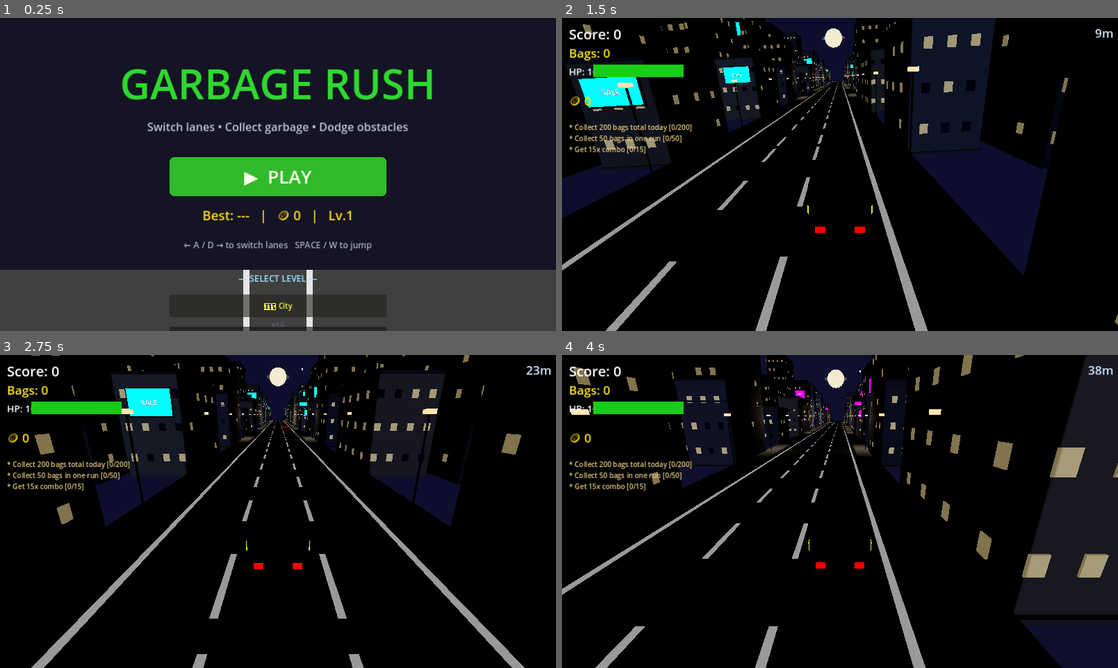
Above: before the commit, frames 1-4 (two rows, left to right).
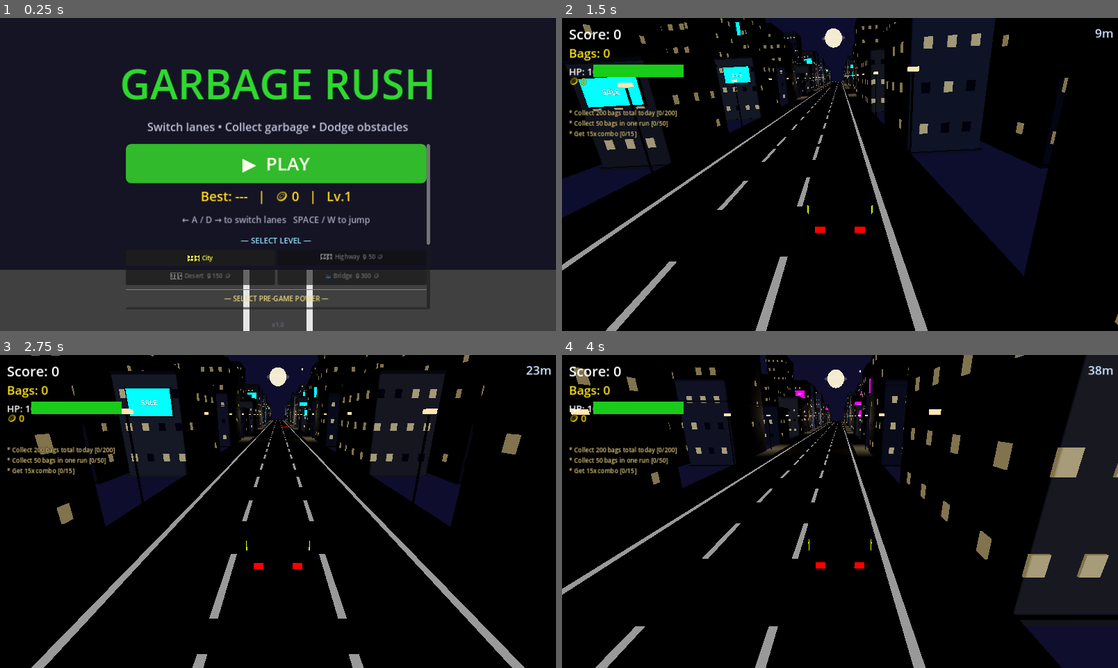
Above: after the commit, the same moments.

Repository: bhavyat81/runner
Game: Godot game, scene res://scenes/main_menu.tscn
Two runs of this game, one before a commit and one after it. Both use one fixed random seed, a clock stepped at 60 frames per second and the inputs below.
Inputs (mouse positions are in pixels of both pictures, inside the frame that each line leads up to):
- Up to frame 1 (0.25 s): no input
- Up to frame 2 (1.5 s): click "▶ PLAY" at 0.5 s; move the mouse to (962, 158) at 1.27 s; hold D (move_right) from 1.28 s (still down); click (962, 158) at 1.42 s
- Up to frame 3 (2.75 s): tap Space (jump) at 1.52, 2.27 s; move the mouse to (166, 527) at 2.02 s; release D (move_right) at 2.03 s; hold A (move_left) from 2.03 s (still down)
- Up to frame 4 (4 s): move the mouse to (895, 442) at 2.77 s; release A (move_left) at 2.78 s; hold D (move_right) from 2.78 s (still down); move the mouse to (812, 574) at 3.52 s; click (812, 574) at 3.67 s; tap Space (jump) at 3.77 s

The runs differ from the first frame. In frame 1, 11% of the frame differs, in the area x 22-78%, y 40-100%; in frame 2, 1.3%; in frame 3, 1.3%; in frame 4, 1.3%.

Commit message:
Fix 4 issues: Main Menu UI overlap, In-Game HUD text overlap, Highway missing grass, Desert graphics improvement
Co-authored-by: bhavyat81 <233542359+bhavyat81@users.noreply.github.com>

Diff:
--- a/scripts/game.gd
+++ b/scripts/game.gd
@@ -408,9 +408,11 @@
 	pu_layer.layer = 7
 	add_child(pu_layer)
 	_powerup_hud_label = Label.new()
-	_powerup_hud_label.position = Vector2(16, 200)
-	_powerup_hud_label.add_theme_font_size_override("font_size", 26)
+	_powerup_hud_label.position = Vector2(16, 158)
+	_powerup_hud_label.add_theme_font_size_override("font_size", 20)
 	_powerup_hud_label.add_theme_color_override("font_color", Color(0.3, 1.0, 1.0))
+	_powerup_hud_label.add_theme_constant_override("outline_size", 3)
+	_powerup_hud_label.add_theme_color_override("font_outline_color", Color(0, 0, 0, 0.8))
 	_powerup_hud_label.mouse_filter = Control.MOUSE_FILTER_IGNORE
 	pu_layer.add_child(_powerup_hud_label)
 
@@ -434,9 +436,11 @@
 	pp_layer.layer = 7
 	add_child(pp_layer)
 	_pre_power_hud_label = Label.new()
-	_pre_power_hud_label.position = Vector2(16, 228)
-	_pre_power_hud_label.add_theme_font_size_override("font_size", 22)
+	_pre_power_hud_label.position = Vector2(16, 182)
+	_pre_power_hud_label.add_theme_font_size_override("font_size", 18)
 	_pre_power_hud_label.add_theme_color_override("font_color", Color(1.0, 0.85, 0.0))
+	_pre_power_hud_label.add_theme_constant_override("outline_size", 3)
+	_pre_power_hud_label.add_theme_color_override("font_outline_color", Color(0, 0, 0, 0.8))
 	_pre_power_hud_label.mouse_filter = Control.MOUSE_FILTER_IGNORE
 	pp_layer.add_child(_pre_power_hud_label)
 
@@ -459,9 +463,11 @@
 	ch_layer.layer = 6
 	add_child(ch_layer)
 	_challenge_hud_label = Label.new()
-	_challenge_hud_label.position = Vector2(16, 240)
-	_challenge_hud_label.add_theme_font_size_override("font_size", 16)
+	_challenge_hud_label.position = Vector2(16, 208)
+	_challenge_hud_label.add_theme_font_size_override("font_size", 14)
 	_challenge_hud_label.add_theme_color_override("font_color", Color(0.9, 0.8, 0.5))
+	_challenge_hud_label.add_theme_constant_override("outline_size", 3)
+	_challenge_hud_label.add_theme_color_override("font_outline_color", Color(0, 0, 0, 0.8))
 	_challenge_hud_label.mouse_filter = Control.MOUSE_FILTER_IGNORE
 	ch_layer.add_child(_challenge_hud_label)
 	_update_challenge_hud_labels()
@@ -471,9 +477,11 @@
 	coin_layer.layer = 8
 	add_child(coin_layer)
 	_coin_hud_label = Label.new()
-	_coin_hud_label.position = Vector2(16, 170)
-	_coin_hud_label.add_theme_font_size_override("font_size", 28)
+	_coin_hud_label.position = Vector2(16, 130)
+	_coin_hud_label.add_theme_font_size_override("font_size", 22)
 	_coin_hud_label.add_theme_color_override("font_color", Color(1.0, 0.88, 0.0))
+	_coin_hud_label.add_theme_constant_override("outline_size", 3)
+	_coin_hud_label.add_theme_color_override("font_outline_color", Color(0, 0, 0, 0.8))
 	_coin_hud_label.mouse_filter = Control.MOUSE_FILTER_IGNORE
 	_coin_hud_label.text = "🪙 0"
 	coin_layer.add_child(_coin_hud_label)
@@ -766,7 +774,7 @@
 				Color(0.75, 0.65, 0.4), Color(0.6, 0.75, 0.9))
 			if _bridge_left: _bridge_left.visible = false
 			if _bridge_right: _bridge_right.visible = false
-			if _sun_mesh: _sun_mesh.visible = false
+			if _sun_mesh: _sun_mesh.visible = true
 			_set_moon_stars_visible(false)
 			_setup_desert_scenery()
 		GameManager.GameEnvironment.BRIDGE:
@@ -971,25 +979,37 @@
 	var grass_mat := StandardMaterial3D.new()
 	grass_mat.albedo_color = Color(0.25, 0.65, 0.15, 1.0)
 	grass_mat.roughness = 0.9
-	var tree_spacing: float = 20.0
-	var num_trees: int = 12
+	grass_mat.emission_enabled = true
+	grass_mat.emission = Color(0.15, 0.4, 0.08)
+	grass_mat.emission_energy_multiplier = 0.3
+	var tree_spacing: float = 16.0
+	var num_trees: int = 16
 	for i in range(num_trees):
 		var z_pos: float = -float(i) * tree_spacing
 		for side in [-1, 1]:
-			var x_pos: float = side * 12.0
-			# Grass plane strip
+			var x_pos: float = side * 15.0
+			# Wide outer grass plane strip
 			var grass_mi := MeshInstance3D.new()
 			var grass_mesh := BoxMesh.new()
-			grass_mesh.size = Vector3(8.0, 0.15, tree_spacing)
+			grass_mesh.size = Vector3(20.0, 0.2, tree_spacing)
 			grass_mi.mesh = grass_mesh
 			grass_mi.material_override = grass_mat
 			grass_mi.position = Vector3(x_pos, 0.05, z_pos)
 			scenery_container.add_child(grass_mi)
 			_scenery_left.append(grass_mi) if side < 0 else _scenery_right.append(grass_mi)
+			# Inner grass strip filling the gap between road edge and outer scenery
+			var inner_mi := MeshInstance3D.new()
+			var inner_mesh := BoxMesh.new()
+			inner_mesh.size = Vector3(6.0, 0.2, tree_spacing)
+			inner_mi.mesh = inner_mesh
+			inner_mi.material_override = grass_mat
+			inner_mi.position = Vector3(side * 8.0, 0.05, z_pos)
+			scenery_container.add_child(inner_mi)
+			_scenery_left.append(inner_mi) if side < 0 else _scenery_right.append(inner_mi)
 			# Tree
 			var tree := _build_tree()
 			tree.position = Vector3(x_pos + side * randf_range(1.0, 3.0),
-				0.0, z_pos + randf_range(-8.0, 8.0))
+				0.0, z_pos + randf_range(-6.0, 6.0))
 			scenery_container.add_child(tree)
 
 func _build_tree() -> Node3D:
@@ -999,7 +1019,7 @@
 	trunk_mat.roughness = 0.85
 	var trunk := MeshInstance3D.new()
 	var trunk_mesh := CylinderMesh.new()
-	var trunk_h := randf_range(2.0, 4.0)
+	var trunk_h := randf_range(3.0, 5.5)
 	trunk_mesh.top_radius = 0.18
 	trunk_mesh.bottom_radius = 0.28
 	trunk_mesh.height = trunk_h
@@ -1012,7 +1032,7 @@
 	canopy_mat.roughness = 0.9
 	var canopy := MeshInstance3D.new()
 	var canopy_mesh := SphereMesh.new()
-	var canopy_r := randf_range(1.2, 2.2)
+	var canopy_r := randf_range(2.0, 3.5)
 	canopy_mesh.radius = canopy_r
 	canopy_mesh.height = canopy_r * 2.0
 	canopy.mesh = canopy_mesh
@@ -1025,33 +1045,55 @@
 	var sand_mat := StandardMaterial3D.new()
 	sand_mat.albedo_color = Color(0.88, 0.76, 0.5, 1.0)
 	sand_mat.roughness = 0.95
+	sand_mat.emission_enabled = true
+	sand_mat.emission = Color(0.6, 0.5, 0.28)
+	sand_mat.emission_energy_multiplier = 0.2
 	var spacing: float = 18.0
-	var num_items: int = 14
+	var num_items: int = 16
 	var hoarding_texts := ["OASIS 50km →", "HOT SANDS!", "DESERT INN", "MIRAGE COLA",
 		"NO WATER HERE", "KEEP DRIVING", "DESERT RACE", "SUN & SAND"]
 	for i in range(num_items):
 		var z_pos: float = -float(i) * spacing
 		for side in [-1, 1]:
-			var x_pos: float = side * 12.0
-			# Sand plane
+			var x_pos: float = side * 15.0
+			# Wide outer sand plane
 			var sand_mi := MeshInstance3D.new()
 			var sand_mesh := BoxMesh.new()
-			sand_mesh.size = Vector3(8.0, 0.12, spacing)
+			sand_mesh.size = Vector3(20.0, 0.15, spacing)
 			sand_mi.mesh = sand_mesh
 			sand_mi.material_override = sand_mat
 			sand_mi.position = Vector3(x_pos, 0.04, z_pos)
 			scenery_container.add_child(sand_mi)
-			# Cactus every other position
-			if i % 2 == 0:
-				var cactus := _build_cactus()
-				cactus.position = Vector3(x_pos + side * randf_range(0.5, 2.5),
-					0.0, z_pos + randf_range(-6.0, 6.0))
-				scenery_container.add_child(cactus)
-			else:
-				# Hoarding/billboard
+			# Inner sand strip filling gap between road and outer sand
+			var inner_mi := MeshInstance3D.new()
+			var inner_mesh := BoxMesh.new()
+			inner_mesh.size = Vector3(6.0, 0.15, spacing)
+			inner_mi.mesh = inner_mesh
+			inner_mi.material_override = sand_mat
+			inner_mi.position = Vector3(side * 8.0, 0.04, z_pos)
+			scenery_container.add_child(inner_mi)
+			# Cactus at every position
+			var cactus := _build_cactus()
+			cactus.position = Vector3(x_pos + side * randf_range(0.5, 2.5),
+				0.0, z_pos + randf_range(-6.0, 6.0))
+			scenery_container.add_child(cactus)
+			# Hoarding every other position
+			if i % 2 == 1:
 				var board := _build_hoarding(hoarding_texts[i % hoarding_texts.size()])
-				board.position = Vector3(x_pos + side * 1.5, 0.0, z_pos)
+				board.position = Vector3(x_pos + side * 1.5, 0.0, z_pos + 4.0)
 				scenery_container.add_child(board)
+			# Sand dune scattered randomly
+			if randf() > 0.5:
+				var dune := _build_sand_dune()
+				dune.position = Vector3(x_pos + side * randf_range(-4.0, 4.0),
+					0.0, z_pos + randf_range(-7.0, 7.0))
+				scenery_container.add_child(dune)
+			# Desert rock scattered randomly
+			if randf() > 0.6:
+				var rock := _build_desert_rock()
+				rock.position = Vector3(x_pos + side * randf_range(-5.0, 5.0),
+					0.0, z_pos + randf_range(-7.0, 7.0))
+				scenery_container.add_child(rock)
 
 func _build_cactus() -> Node3D:
 	var cactus := Node3D.new()
@@ -1061,9 +1103,9 @@
 	# Main trunk
 	var trunk := MeshInstance3D.new()
 	var trunk_mesh := CylinderMesh.new()
-	trunk_mesh.top_radius = 0.22
-	trunk_mesh.bottom_radius = 0.25
-	trunk_mesh.height = randf_range(2.5, 4.0)
+	trunk_mesh.top_radius = 0.3
+	trunk_mesh.bottom_radius = 0.4
+	trunk_mesh.height = randf_range(3.5, 6.0)
 	trunk.mesh = trunk_mesh
 	trunk.material_override = mat
 	var trunk_h: float = trunk_mesh.height
@@ -1072,22 +1114,55 @@
 	# Left arm
 	var arm_l := MeshInstance3D.new()
 	var arm_l_mesh := CylinderMesh.new()
-	arm_l_mesh.top_radius = 0.14
-	arm_l_mesh.bottom_radius = 0.16
-	arm_l_mesh.height = 1.5
+	arm_l_mesh.top_radius = 0.2
+	arm_l_mesh.bottom_radius = 0.25
+	arm_l_mesh.height = 2.0
 	arm_l.mesh = arm_l_mesh
 	arm_l.material_override = mat
-	arm_l.position = Vector3(-0.6, trunk_h * 0.65, 0.0)
+	arm_l.position = Vector3(-0.8, trunk_h * 0.65, 0.0)
 	arm_l.rotation_degrees.z = 60.0
 	cactus.add_child(arm_l)
 	# Right arm
 	var arm_r := MeshInstance3D.new()
 	arm_r.mesh = arm_l_mesh
 	arm_r.material_override = mat
-	arm_r.position = Vector3(0.6, trunk_h * 0.75, 0.0)
+	arm_r.position = Vector3(0.8, trunk_h * 0.75, 0.0)
 	arm_r.rotation_degrees.z = -60.0
 	cactus.add_child(arm_r)
 	return cactus
+
+func _build_sand_dune() -> Node3D:
+	var dune := Node3D.new()
+	var dune_mi := MeshInstance3D.new()
+	var dune_mesh := SphereMesh.new()
+	var dune_r := randf_range(1.0, 2.5)
+	dune_mesh.radius = dune_r
+	dune_mesh.height = randf_range(0.5, 1.5)
+	dune_mi.mesh = dune_mesh
+	var dune_mat := StandardMaterial3D.new()
+	dune_mat.albedo_color = Color(
+		randf_range(0.82, 0.94), randf_range(0.68, 0.80), randf_range(0.42, 0.58), 1.0)
+	dune_mat.roughness = 0.95
+	dune_mi.material_override = dune_mat
+	dune.add_child(dune_mi)
+	return dune
+
+func _build_desert_rock() -> Node3D:
+	var rock := Node3D.new()
+	var rock_mi := MeshInstance3D.new()
+	var rock_mesh := SphereMesh.new()
+	var rock_r := randf_range(0.4, 1.0)
+	rock_mesh.radius = rock_r
+	rock_mesh.height = rock_r * randf_range(1.0, 1.6)
+	rock_mi.mesh = rock_mesh
+	var rock_mat := StandardMaterial3D.new()
+	rock_mat.albedo_color = Color(
+		randf_range(0.35, 0.50), randf_range(0.28, 0.40), randf_range(0.22, 0.32), 1.0)
+	rock_mat.roughness = 0.9
+	rock_mi.material_override = rock_mat
+	rock_mi.position = Vector3(0.0, rock_r * 0.3, 0.0)
+	rock.add_child(rock_mi)
+	return rock
 
 func _build_hoarding(sign_text: String) -> Node3D:
 	var board := Node3D.new()
--- a/scripts/main_menu.gd
+++ b/scripts/main_menu.gd
@@ -4,6 +4,7 @@
 
 @onready var play_button: Button = $VBoxContainer/PlayButton
 @onready var high_score_label: Label = $VBoxContainer/HighScoreLabel
+@onready var _vbox: VBoxContainer = $VBoxContainer
 
 # Pre-game power selection state
 var _selected_power: int = GameManager.PreGamePower.NONE
@@ -12,11 +13,37 @@
 
 func _ready() -> void:
 	get_tree().paused = false
+	_setup_scroll_layout()
 	_refresh_stats()
 	play_button.pressed.connect(_on_play_pressed)
 	_setup_level_ui()
 	_setup_powers_ui()
 	_setup_title_anim()
+
+func _setup_scroll_layout() -> void:
+	# Wrap the existing VBoxContainer in a ScrollContainer so all content is
+	# accessible even on small screens. We do this at runtime to avoid modifying
+	# the scene file.
+	var parent := _vbox.get_parent()
+	var scroll := ScrollContainer.new()
+	# Use anchor-based layout so it adapts to any resolution
+	scroll.layout_mode = 1
+	scroll.anchor_left = 0.0
+	scroll.anchor_top = 0.0
+	scroll.anchor_right = 1.0
+	scroll.anchor_bottom = 1.0
+	scroll.offset_left = 290.0
+	scroll.offset_top = 290.0
+	scroll.offset_right = -290.0
+	scroll.offset_bottom = -50.0
+	scroll.vertical_scroll_mode = ScrollContainer.SCROLL_MODE_AUTO
+	scroll.horizontal_scroll_mode = ScrollContainer.SCROLL_MODE_DISABLED
+	parent.remove_child(_vbox)
+	_vbox.layout_mode = 2
+	_vbox.size_flags_horizontal = Control.SIZE_EXPAND_FILL
+	_vbox.add_theme_constant_override("separation", 8)
+	scroll.add_child(_vbox)
+	parent.add_child(scroll)
 
 func _refresh_stats() -> void:
 	var hs: int = GameManager.high_score
@@ -34,26 +61,35 @@
 	tween.tween_property(play_button, "modulate", Color(1.0, 1.0, 1.0), 0.7)
 
 func _setup_level_ui() -> void:
-	var vbox: VBoxContainer = $VBoxContainer
-
 	var sep := HSeparator.new()
-	vbox.add_child(sep)
+	_vbox.add_child(sep)
 
 	var lvl_title := Label.new()
 	lvl_title.text = "— SELECT LEVEL —"
 	lvl_title.horizontal_alignment = HORIZONTAL_ALIGNMENT_CENTER
-	lvl_title.add_theme_font_size_override("font_size", 20)
+	lvl_title.add_theme_font_size_override("font_size", 18)
 	lvl_title.add_theme_color_override("font_color", Color(0.6, 0.9, 1.0))
-	vbox.add_child(lvl_title)
-
-	var level_icons := ["🏙️", "🛣️", "🏜️", "🌉"]
+	_vbox.add_child(lvl_title)
+
+	# Use a 2-column grid via two HBoxContainers for a compact layout
+	var row1 := HBoxContainer.new()
+	row1.add_theme_constant_override("separation", 6)
+	var row2 := HBoxContainer.new()
+	row2.add_theme_constant_override("separation", 6)
+	_vbox.add_child(row1)
+	_vbox.add_child(row2)
+
 	for i in range(GameManager.LEVEL_NAMES.size()):
 		var btn := Button.new()
-		btn.custom_minimum_size = Vector2(0, 52)
-		btn.add_theme_font_size_override("font_size", 17)
+		btn.custom_minimum_size = Vector2(0, 36)
+		btn.size_flags_horizontal = Control.SIZE_EXPAND_FILL
+		btn.add_theme_font_size_override("font_size", 14)
 		var lvl_id: int = i
 		btn.pressed.connect(func(): _on_level_button_pressed(lvl_id))
-		vbox.add_child(btn)
+		if i < 2:
+			row1.add_child(btn)
+		else:
+			row2.add_child(btn)
 		_level_buttons.append(btn)
 
 	_refresh_level_buttons()
@@ -87,17 +123,15 @@
 
 func _setup_powers_ui() -> void:
 	# Append power selection UI below existing VBoxContainer children
-	var vbox: VBoxContainer = $VBoxContainer
-
 	var sep := HSeparator.new()
-	vbox.add_child(sep)
+	_vbox.add_child(sep)
 
 	var powers_title := Label.new()
 	powers_title.text = "— SELECT PRE-GAME POWER —"
 	powers_title.horizontal_alignment = HORIZONTAL_ALIGNMENT_CENTER
-	powers_title.add_theme_font_size_override("font_size", 18)
+	powers_title.add_theme_font_size_override("font_size", 16)
 	powers_title.add_theme_color_override("font_color", Color(0.9, 0.85, 0.5))
-	vbox.add_child(powers_title)
+	_vbox.add_child(powers_title)
 
 	var power_data := [
 		{
@@ -129,12 +163,17 @@
 	for entry in power_data:
 		var btn := Button.new()
 		btn.text = "%s\n%s" % [entry["label"], entry["desc"]]
-		btn.custom_minimum_size = Vector2(0, 56)
-		btn.add_theme_font_size_override("font_size", 16)
+		btn.custom_minimum_size = Vector2(0, 36)
+		btn.add_theme_font_size_override("font_size", 14)
 		var pw: int = entry["power"]
 		btn.pressed.connect(func(): _select_power(pw))
-		vbox.add_child(btn)
+		_vbox.add_child(btn)
 		_power_buttons.append(btn)
+
+	# Bottom padding
+	var spacer := Control.new()
+	spacer.custom_minimum_size = Vector2(0, 20)
+	_vbox.add_child(spacer)
 
 	# Default selection
 	_select_power(GameManager.PreGamePower.NONE)
